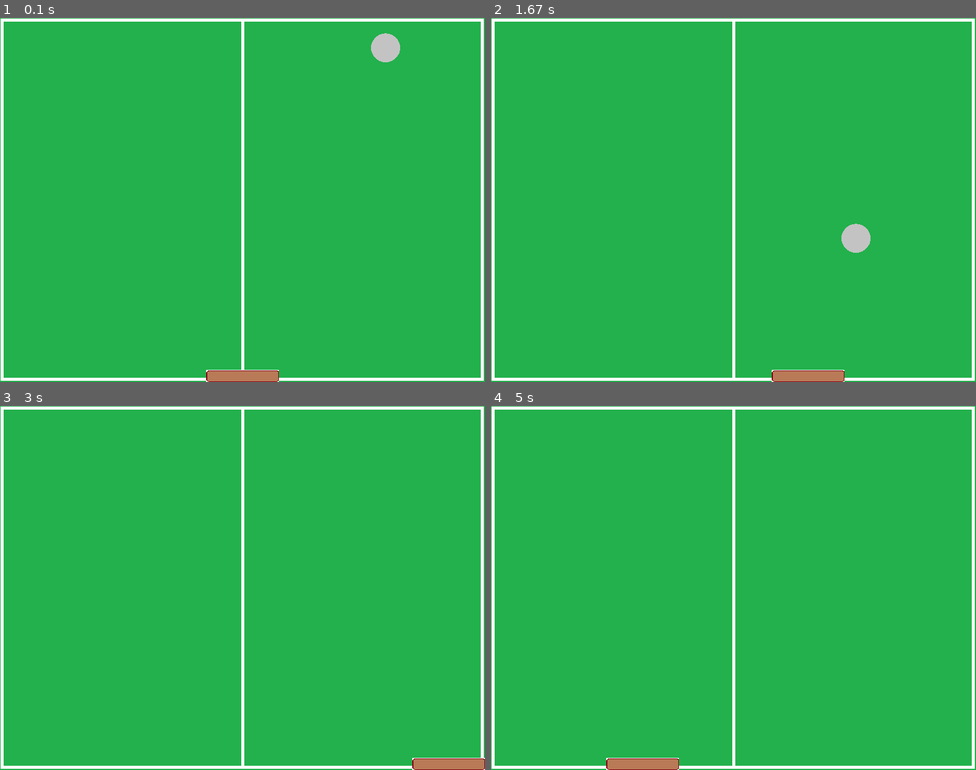
Above: before the commit, frames 1-4 (two rows, left to right).
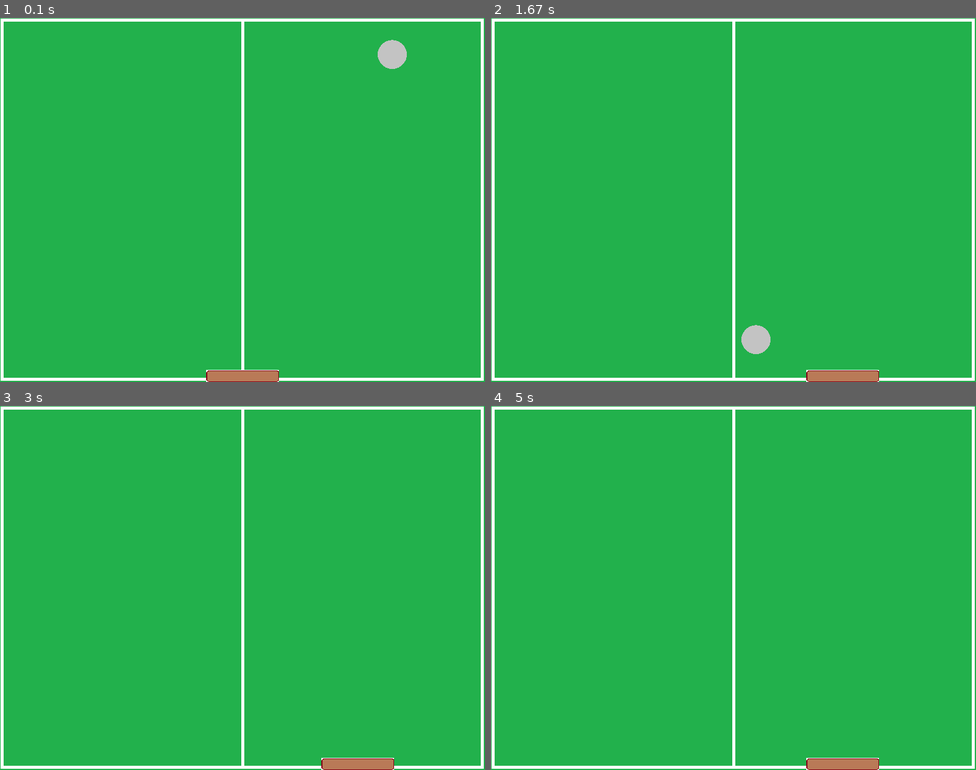
Above: after the commit, the same moments.

Repository: PavelVNazarov/other-programs
Game: pygame game, started from ping_pong_game.py
The game is run twice, just before and just after one commit, with the same random seed, the same clock (stepped at 60 frames per second) and the same inputs.
Inputs:
- Up to frame 1 (0.1 s): no input
- Up to frame 2 (1.67 s): hold Right 0.33-0.8 s; hold Right 0.83-1.3 s; hold Left from 1.33 s (still down)
- Up to frame 3 (3 s): release Left at 1.87 s; hold Left 1.9-2.3 s; hold Right 2.33-2.97 s
- Up to frame 4 (5 s): hold Left 3-3.47 s; hold Right 3.5-3.97 s; hold Right 4-4.47 s; hold Left from 4.5 s (still down)

The runs differ from the first frame. In frame 1, 0.3% of the frame differs, in the area x 76-84%, y 4-14%; in frame 2, 1.2%, in the area x 51-80%, y 56-100%; in frame 3, 1.0%; in frame 4, 1.0%.

Commit message:
Update ping_pong_game.py

Diff:
--- a/ping_pong_game.py
+++ b/ping_pong_game.py
@@ -5,45 +5,35 @@
 import pygame
 from pygame.transform import scale
 from random import randint
-from time import sleep
 
-speed = 0.005
+# Скорость мяча
+speed = 5
 
-# конструктор, в который передаются стартовые координаты
 class Ball(pygame.sprite.Sprite):
-    def __init__(self,x,y):
-        pygame.sprite.Sprite.__init__(self)
-        self.rect = pygame.Rect(x, y, 10, 10)
+    def __init__(self, x, y):
+        super().__init__()
+        self.rect = pygame.Rect(x, y, 50, 50)
         self.image = scale(pygame.image.load('Ball_2.png'), (50, 50))
-
-        self.change_x = 0.5
-        self.change_y = 0.5
-        #self.xvel = 0
-        #self.yvel = 0
+        self.change_x = speed
+        self.change_y = speed
 
     def draw(self, screen):
         screen.blit(self.image, (self.rect.x, self.rect.y))
 
     def update(self):
-        if self.rect.x >= 750:
-            self.change_x = -1
-        if self.rect.x <= 0:
-            self.change_x = 0.5
+        if self.rect.x >= 750 or self.rect.x <= 0:
+            self.change_x *= -1  # Флип по горизонтали
         if self.rect.y >= 600:
             self.kill()
         if self.rect.y <= 0:
-            self.change_y = 0.5
+            self.change_y *= -1  # Флип по вертикали
 
-        global speed
-        sleep(speed)
-
-        self.rect.x = self.rect.x + self.change_x
-        self.rect.y = self.rect.y + self.change_y
+        self.rect.x += self.change_x
+        self.rect.y += self.change_y
 
 class Spaceship(pygame.sprite.Sprite):
     def __init__(self, x, y):
-        pygame.sprite.Sprite.__init__(self)
-
+        super().__init__()
         self.rect = pygame.Rect(x, y, 120, 20)
         self.image = scale(pygame.image.load("Bar.png"), (120, 20))
         self.xvel = 0
@@ -53,19 +43,20 @@
 
     def update(self, left, right):
         if left:
-            self.xvel -= 0.1
-        if right:
-            self.xvel += 0.1
-        if not (left or right):
+            self.xvel = -speed  # Фиксированная скорость движения
+        elif right:
+            self.xvel = speed
+        else:
             self.xvel = 0
 
-        if self.rect.x >= 680:
+        self.rect.x += self.xvel
+        if self.rect.x > 680:
             self.rect.x = 680
-        if self.rect.x <= 0:
+        elif self.rect.x < 0:
             self.rect.x = 0
+
         if self.rect.colliderect(ball.rect):
-            ball.change_y = -1
-        self.rect.x += self.xvel
+            ball.change_y *= -1  # Флип по вертикали
 
 pygame.init()
 screen = pygame.display.set_mode((800, 600))
@@ -73,45 +64,37 @@
 
 sky = scale(pygame.image.load("pong_table.png"), (800, 600))
 
-# создаем ракетку в точке 340 580
 ship = Spaceship(340, 580)
 
-# заведем переменные, чтобы помнить, какие клавиши нажаты
 left = False
 right = False
 
-# создаем шарик
 ball = Ball(randint(5, 700), 5)
 
+clock = pygame.time.Clock()
+
 while True:
+    for e in pygame.event.get():
+        if e.type == pygame.KEYDOWN:
+            if e.key == pygame.K_LEFT:
+                left = True
+            if e.key == pygame.K_RIGHT:
+                right = True
+        if e.type == pygame.KEYUP:
+            if e.key == pygame.K_LEFT:
+                left = False
+            if e.key == pygame.K_RIGHT:
+                right = False
+        if e.type == pygame.QUIT:
+            pygame.quit()
+            exit()
 
-    for e in pygame.event.get():
-        # если нажата клавиша - меняем переменную
-        if e.type == pygame.KEYDOWN and e.key == pygame.K_LEFT:
-            left = True
-        if e.type == pygame.KEYDOWN and e.key == pygame.K_RIGHT:
-            right = True
-
-        # если отпущена клавиша - меняем переменную
-        if e.type == pygame.KEYUP and e.key == pygame.K_LEFT:
-           left = False
-        if e.type == pygame.KEYUP and e.key == pygame.K_RIGHT:
-           right = False
-
-        if e.type == pygame.QUIT:
-            raise SystemExit("QUIT")
-
-    # рисуем небо
     screen.blit(sky, (0, 0))
-
-    # перемещаем ракетку
     ship.update(left, right)
-    # просим корабль нарисоваться
     ship.draw(screen)
-
-    # шарик
 
     ball.update()
     ball.draw(screen)
 
     pygame.display.update()
+    clock.tick(60)  # Ограничение до 60 кадров в секунду
